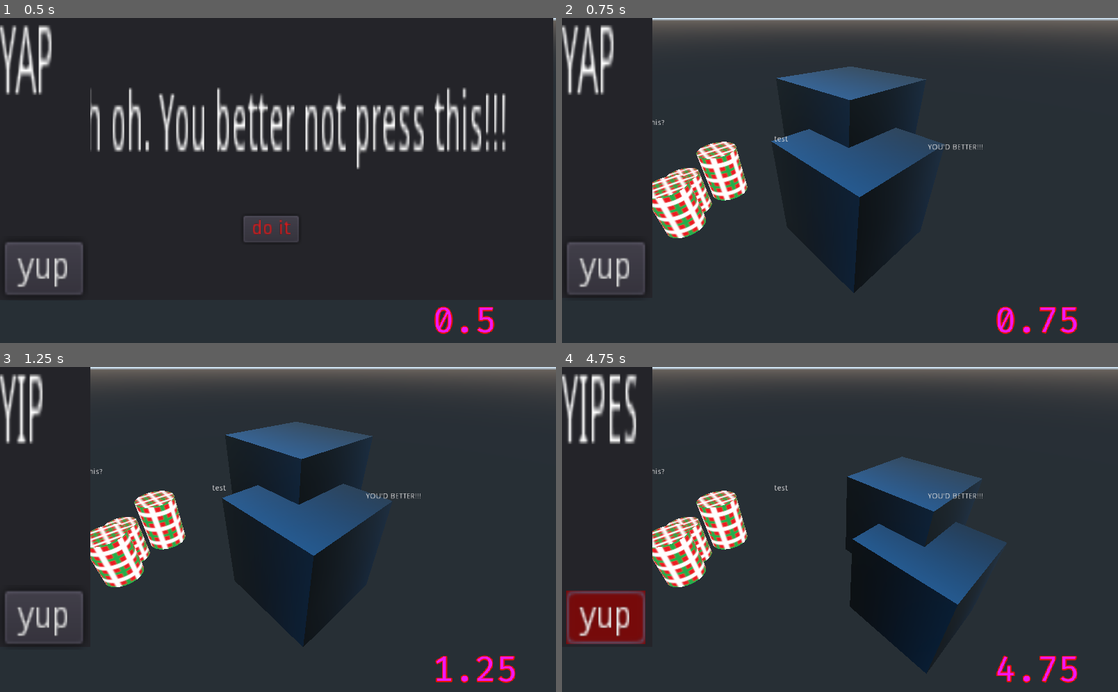
Above: before the commit, frames 1-4 (two rows, left to right).
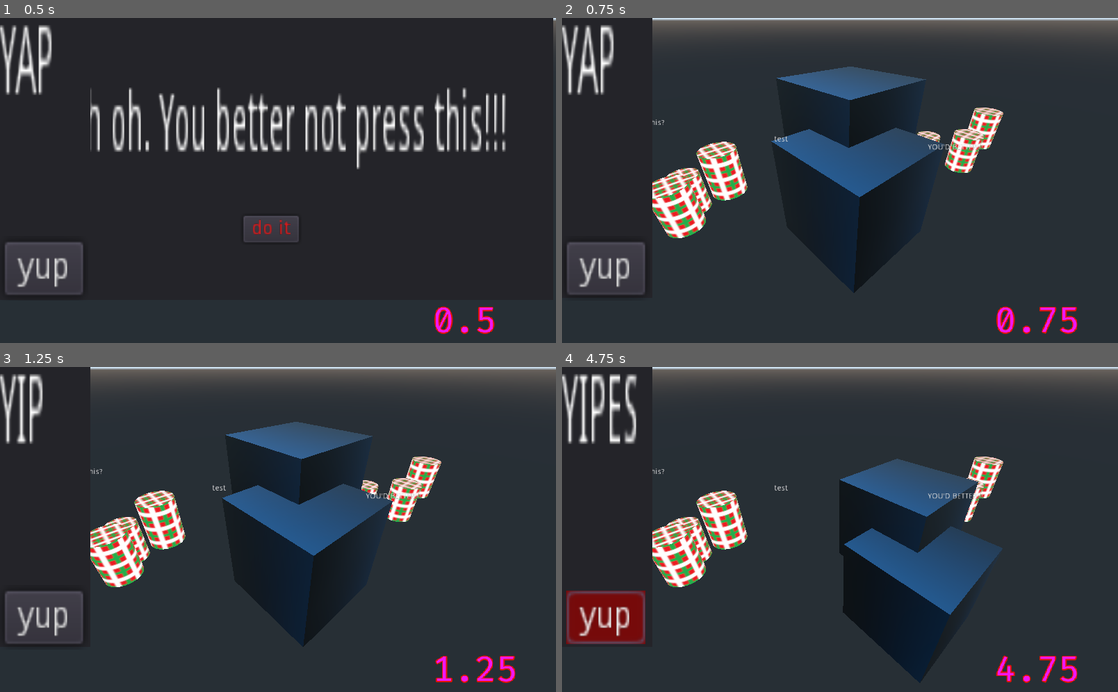
Above: after the commit, the same moments.

Repository: peter201943/GD-Test
Game: Godot game, scene res://Scenes/Level.tscn
Two runs of this game, one before a commit and one after it. Both use one fixed random seed, a clock stepped at 60 frames per second and the inputs below.
Inputs:
- Up to frame 1 (0.5 s): no input
- Up to frame 2 (0.75 s): click "do it" at 0.5 s
- Up to frame 3 (1.25 s): no input
- Up to frame 4 (4.75 s): click "yup" at 1.25 s; click "yup" at 2 s; click "yup" at 2.75 s

Frame 1 is identical in both runs. In frame 2, 1.2% of the frame differs, in the area x 63-80%, y 27-48%; in frame 3, 1.2%; in frame 4, 3.4%, in the area x 49-80%, y 27-98%.

Commit message:
Music to my ears...

Diff:
--- a/Scenes/BOID.gd
+++ b/Scenes/BOID.gd
@@ -12,7 +12,7 @@
 
 
 const MAX_PEERS := 5
-const PEER_RANGE := 10
+const PEER_RANGE := 0.5
 const MOVE_SPEED := 5
 const SQUAWK_MODE := "_peer_squawk"
 
@@ -74,6 +74,7 @@
 	for boid in temp_peers:
 		if (Vector3(self.translation - boid.translation).length() < PEER_RANGE):
 			peers.append(boid)
+	#print("PEERS: " + str(len(peers)))
 
 
 func _set_direction() -> void:
@@ -99,7 +100,7 @@
 
 func _peer_squawk():
 	# Only the nearby boids squawk in response
-	print("PEER SQUAWK")
+	print(" ")
 	for boid in peers:
 		boid._squawk()
 
--- a/Scenes/boid swarm.tscn
+++ b/Scenes/boid swarm.tscn
@@ -4,16 +4,52 @@
 
 [node name="boid swarm" type="Node"]
 
-[node name="BOID BODY" parent="." groups=[
+[node name="Sub Swarm 1" type="Spatial" parent="."]
+
+[node name="BOID BODY" parent="Sub Swarm 1" groups=[
 "boids",
 ] instance=ExtResource( 1 )]
 
-[node name="BOID BODY2" parent="." groups=[
+[node name="BOID BODY2" parent="Sub Swarm 1" groups=[
 "boids",
 ] instance=ExtResource( 1 )]
 transform = Transform( 0.3, 0, 0, 0, 0.417577, 0, 0, 0, 0.3, 0.309373, -0.460292, -1.05181 )
 
-[node name="BOID BODY3" parent="." groups=[
+[node name="BOID BODY3" parent="Sub Swarm 1" groups=[
 "boids",
 ] instance=ExtResource( 1 )]
 transform = Transform( 0.3, 0, 0, 0, 0.417577, 0, 0, 0, 0.3, 0.840998, 0.325621, 0 )
+
+[node name="Sub Swarm 2" type="Spatial" parent="."]
+transform = Transform( 1, 0, 0, 0, 1, 0, 0, 0, 1, 5.37275, 0, 2.31063 )
+
+[node name="BOID BODY" parent="Sub Swarm 2" groups=[
+"boids",
+] instance=ExtResource( 1 )]
+
+[node name="BOID BODY2" parent="Sub Swarm 2" groups=[
+"boids",
+] instance=ExtResource( 1 )]
+transform = Transform( 0.3, 0, 0, 0, 0.417577, 0, 0, 0, 0.3, 0.309373, -0.460292, -1.05181 )
+
+[node name="BOID BODY3" parent="Sub Swarm 2" groups=[
+"boids",
+] instance=ExtResource( 1 )]
+transform = Transform( 0.3, 0, 0, 0, 0.417577, 0, 0, 0, 0.3, 0.840998, 0.325621, 0 )
+
+[node name="Sub Swarm 3" type="Spatial" parent="."]
+transform = Transform( 1, 0, 0, 0, 1, 0, 0, 0, 1, 0.276045, 0.253899, 9.55738 )
+
+[node name="BOID BODY" parent="Sub Swarm 3" groups=[
+"boids",
+] instance=ExtResource( 1 )]
+
+[node name="BOID BODY2" parent="Sub Swarm 3" groups=[
+"boids",
+] instance=ExtResource( 1 )]
+transform = Transform( 0.3, 0, 0, 0, 0.417577, 0, 0, 0, 0.3, 0.309373, -0.460292, -1.05181 )
+
+[node name="BOID BODY3" parent="Sub Swarm 3" groups=[
+"boids",
+] instance=ExtResource( 1 )]
+transform = Transform( 0.3, 0, 0, 0, 0.417577, 0, 0, 0, 0.3, 0.840998, 0.325621, 0 )
